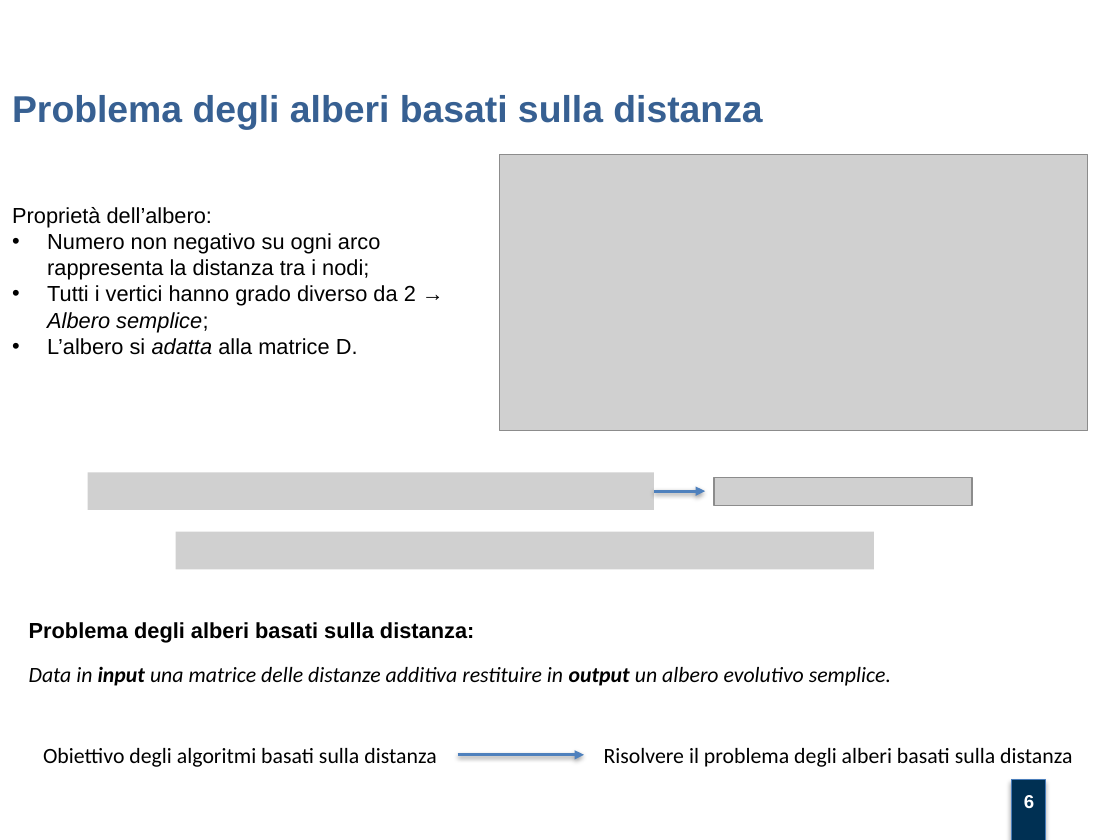
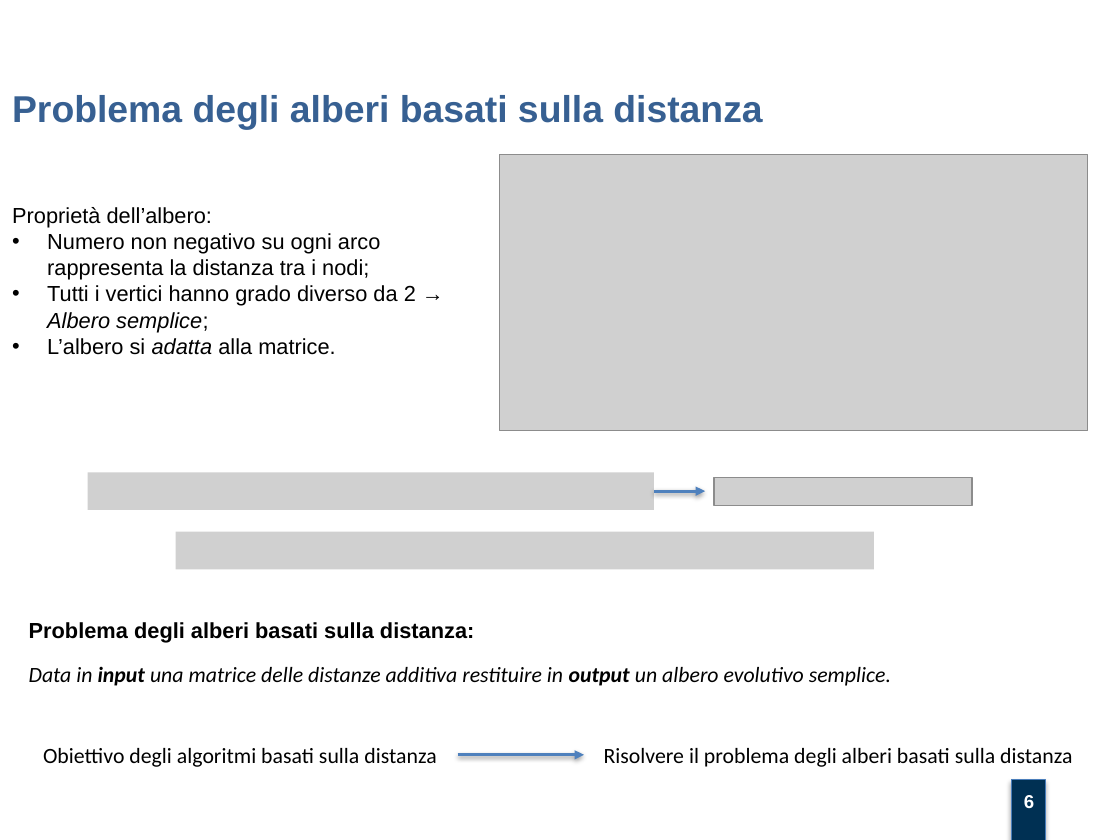
Before and after one commit to mtortoli/Thesis, a slide deck: slide 6 of Discussione Laurea/Slides v.1.0.pptx. Drawn at 1120x840 pixels with LibreOffice and Linux fonts; fonts in the diff are those of the drawing; grey boxes stand for pictures; background and template pictures are left out. Boxes give left, top, right and bottom in pixels: in the first picture for what was removed or moved away, otherwise in the second. Text is boxed around its words. In the diff, an @@ line names an element or a change of style, - is before the commit and + after.

```diff
--- a/Discussione Laurea/Slides v.1.0.pptx
+++ b/Discussione Laurea/Slides v.1.0.pptx
@@ text at <box>47,338,335,355</box>: text changed @@
-• L’albero si adatta alla matrice D.
+• L’albero si adatta alla matrice.
```
Also in this commit, not shown: 6 other slides changed, 2 other files.
